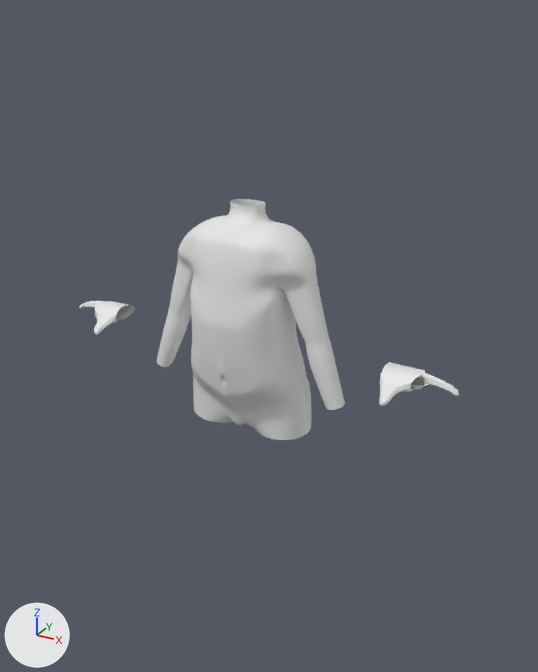
Before and after pictures for a commit that changed the Blender file BasicTopo/Torso.blend.
Before and after are seen from a camera (50 mm lens) standing at (3.54, -5.98, 3.23) and looking at (0.12, 0.24, 0.12). The lights are fixed; the arrows at lower left show +X, +Y and +Z.
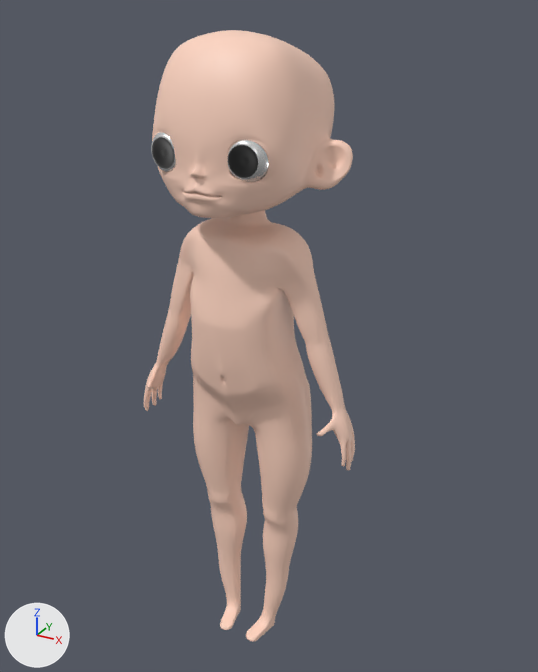
Commit message: complete torso

The change in detail:
Material 'white' (mat_white) is new.
Its base color is (0.8, 0.8, 0.8) (white #e7e7e7).
Its metallic is 0.748.
Its roughness is 0.272.
Material 'skin' (mat_skin) is new.
Its base color is (1.0, 0.668, 0.537) (beige #ffd5c2).
Material 'black' (mat_black) is new.
Its base color is (0.0, 0.0, 0.0) (black #000000).
Its metallic is 1.0.
Its roughness is 0.0.
Its sheen weight is 1.0.
me_cube is used by ob_cube; location (0.0, 0.0, 0.0).
me_cube had 376 vertices, 339 faces and spanned x -1.11..0.0, y -0.55..0.5, z -0.8..1.55.
me_cube now has 2368 vertices, 2329 faces and spans x -1.26..0.0, y -0.87..0.86, z -3.53..3.07.
me_cube part 1: a new loose piece of 482 vertices spanning x -0.58..-0.17, y -0.74..-0.35, z 1.89..2.3.
me_cube part 2: 120 vertices moved from x -0.96..0.0, y -0.32..0.5, z -0.49..1.48 to x -1.0..0.0, y -0.29..0.5, z -0.48..1.43; 20 vertices removed from x -1.11..0.0, y -0.16..0.15, z -0.34..1.55; 1530 vertices added at x -1.26..0.0, y -0.87..0.86, z -3.53..3.07.
me_cube part 3: 319 faces spanning x -1.08..0.0, y -0.55..0.5, z -0.8..1.43 switch from mat_material (white #e7e7e7) to mat_skin (beige #ffd5c2).
me_cube part 4: the surface is now shaded smooth.
me_cube now uses material mat_white (white #e7e7e7).
me_cube now uses material mat_black (black #000000).
Object 'Cube.001' (ob_cube_001) is deleted.

Location of each change, [x1, y1, x2, y2] in pixels of the pictures (538 x 672 px):
'Cube', reshaped (12% wider, 153% taller)
    before: [157, 199, 345, 440]
    after: [144, 30, 355, 642]
'Cube.001', deleted
    before: [79, 301, 459, 406]
part 1 of me_cube, added
    after: [151, 132, 269, 182]
part 2 of me_cube, built on
    before: [157, 199, 345, 410]
    after: [144, 30, 355, 642]
part 3 of me_cube, recoloured (white to beige)
    both: [159, 221, 342, 440]
